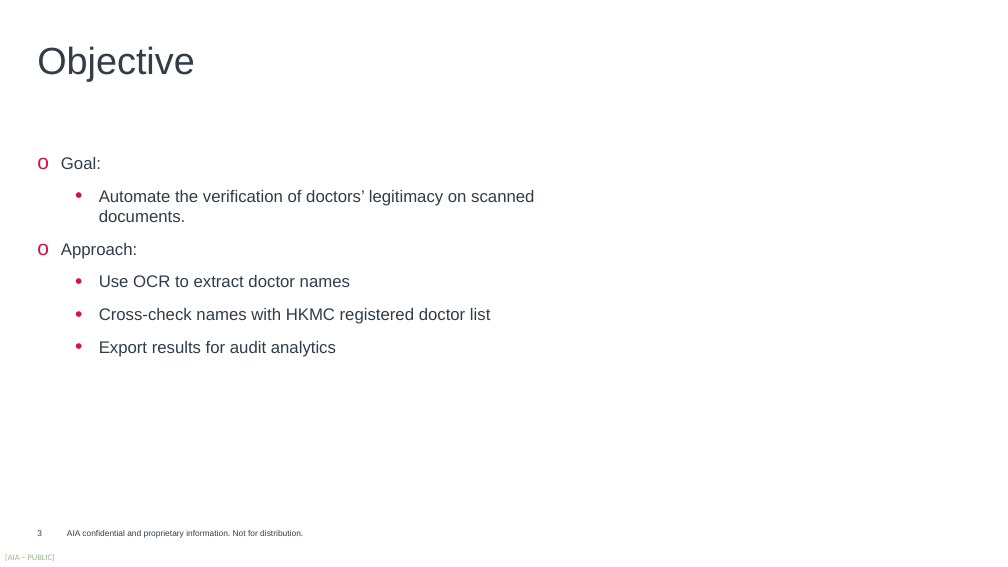
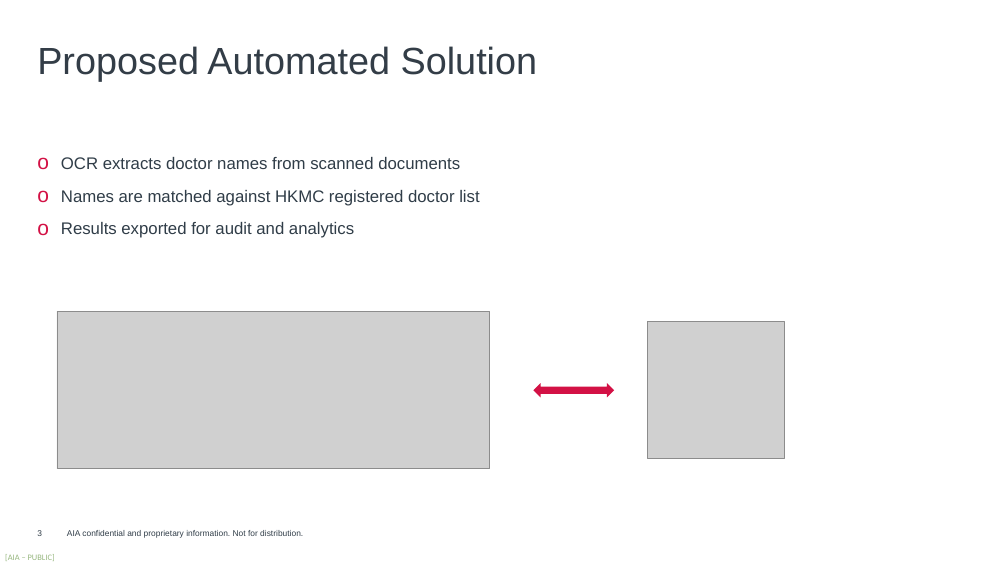
Before and after one commit to harrysokool/AIA-work, a slide deck: slide 3 of powerpoint/automate_doctor_checking-draft.pptx. Drawn at 1008x567 pixels with LibreOffice and Linux fonts; fonts in the diff are those of the drawing; grey boxes stand for pictures; background and template pictures are left out. Boxes give left, top, right and bottom in pixels: in the first picture for what was removed or moved away, otherwise in the second. Text is boxed around its words. In the diff, an @@ line names an element or a change of style, - is before the commit and + after.

```diff
--- a/powerpoint/automate_doctor_checking-draft.pptx
+++ b/powerpoint/automate_doctor_checking-draft.pptx
@@ text at <box>37,46,537,81</box>: text changed @@
-Objective
+Proposed Automated Solution
@@ text at <box>61,157,479,238</box>: text changed @@
-o Goal:
-  • Automate the verification of doctors’ legitimacy on scanned documents.
-o Approach:
-  • Use OCR to extract doctor names
-  • Cross-check names with HKMC registered doctor list
-  • Export results for audit analytics
+o OCR extracts doctor names from scanned documents
+o Names are matched against HKMC registered doctor list
+o Results exported for audit and analytics
@@ picture added at <box>57,311,489,469</box> @@
@@ picture added at <box>647,321,784,458</box> @@
@@ left right arrow added at <box>534,383,615,398</box>, fill #D31145 @@
```
Also in this commit, not shown: 3 other slides changed, 2 slides added, 7 slides removed, 1 other file.
